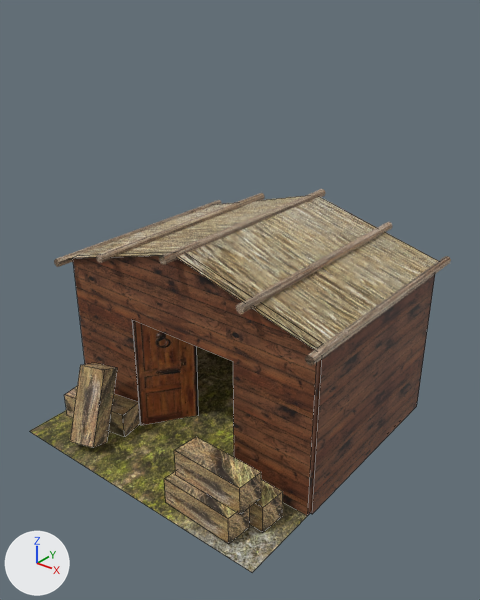
Renders of the FBX model TowerDefense/Assets/Models/model_RohanBarracks/RohanBarracks.fbx from each side of a commit.
One viewpoint serves both versions: a 50 mm lens placed at (4.5, -5.38, 5.07), pointed at (0.22, -0.02, 1.75). The lights are fixed; the arrows at lower left show +X, +Y and +Z. Mesh edges are drawn as thin lines on the coarser meshes. Where no turn or scale is listed for an object, it has been applied to the vertices.

Objects in the first picture: 'BigaIzqEx', 'Paja1', 'Paja2', 'Paja3', 'Paja4', 'Paja5', 'ParedDrch.003', 'ParetDrch', 'PuertaIzq', 'Suelo', 'TejadoDrch', 'TejadoIzq'.
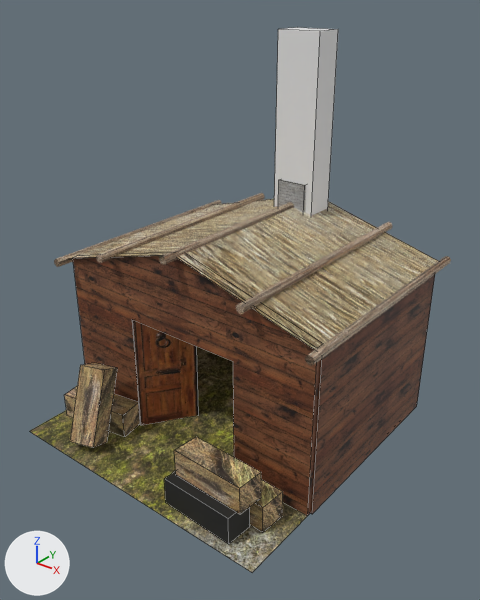
Changed parts and their boxes (x1, y1, x2, y2) in the pictures (480 x 600 px):
'Smoke Domain', added
    after: (274, 27, 338, 216)
'Paja4', recoloured (brown to black)
    both: (164, 471, 250, 544)
'Cubo', added
    after: (278, 179, 306, 213)

The change, as a diff of the scene's bpy script:
```diff
--- a/TowerDefense/Assets/Models/model_RohanBarracks/RohanBarracks.fbx.py
+++ b/TowerDefense/Assets/Models/model_RohanBarracks/RohanBarracks.fbx.py
@@ img_rooftiles_gray_1_jpg @@
+img_rooftiles_gray_1_jpg = load_image('roofTiles_gray_1.jpg', '../../Textures/Rocks/roofTiles_gray_1.jpg', 370, 240, 'sRGB')
@@ mat_black @@
+mat_black = principled_material('Black')
+mat_black.base_color = (0.00971, 0.01, 0.00941)  # black #191918
+mat_black.roughness = 0.69
@@ mat_rooftiles_gray_1 @@
+mat_rooftiles_gray_1 = principled_material('roofTiles_gray_1')
+mat_rooftiles_gray_1.texture = img_rooftiles_gray_1_jpg
+mat_rooftiles_gray_1.roughness = 0.69
@@ mat_smoke_domain_material_001 @@
+mat_smoke_domain_material_001 = principled_material('Smoke Domain Material.001')
+mat_smoke_domain_material_001.base_color = (0.8, 0.8, 0.8)  # white #e7e7e7
+mat_smoke_domain_material_001.roughness = 0.553
@@ me_cubo_010 @@
 me_cubo_010.from_pydata(...)  # 8 vertices, 6 faces; spans x -0.473..0.473, y -0.189..0.189, z -0.18..0.18
-me_cubo_010.materials.append(mat_cloth_cord_3)  # picture img_cloth_cord_3_jpg
+me_cubo_010.materials.append(mat_black)  # black #191918
@@ me_cubo_002 @@
+me_cubo_002.from_pydata(...)  # a box spanning x -0.193..0.193, y -0.193..0.193, z -0.193..0.193
+me_cubo_002.materials.append(mat_rooftiles_gray_1)  # picture img_rooftiles_gray_1_jpg
@@ me_mesh_002 @@
+me_mesh_002.from_pydata(...)  # a box spanning x -0.28..0.28, y -0.19..0.19, z -2.15..0.63
+me_mesh_002.materials.append(mat_smoke_domain_material_001)  # white #e7e7e7
@@ ob_cubo @@
+ob_cubo = bpy.data.objects.new('Cubo', me_cubo_002)
+ob_cubo.location = (0.0, 1.46, 2.61)
@@ ob_smoke_domain @@
+ob_smoke_domain = bpy.data.objects.new('Smoke Domain', me_mesh_002)
+ob_smoke_domain.location = (0.01, 1.48, 3.91)
```
